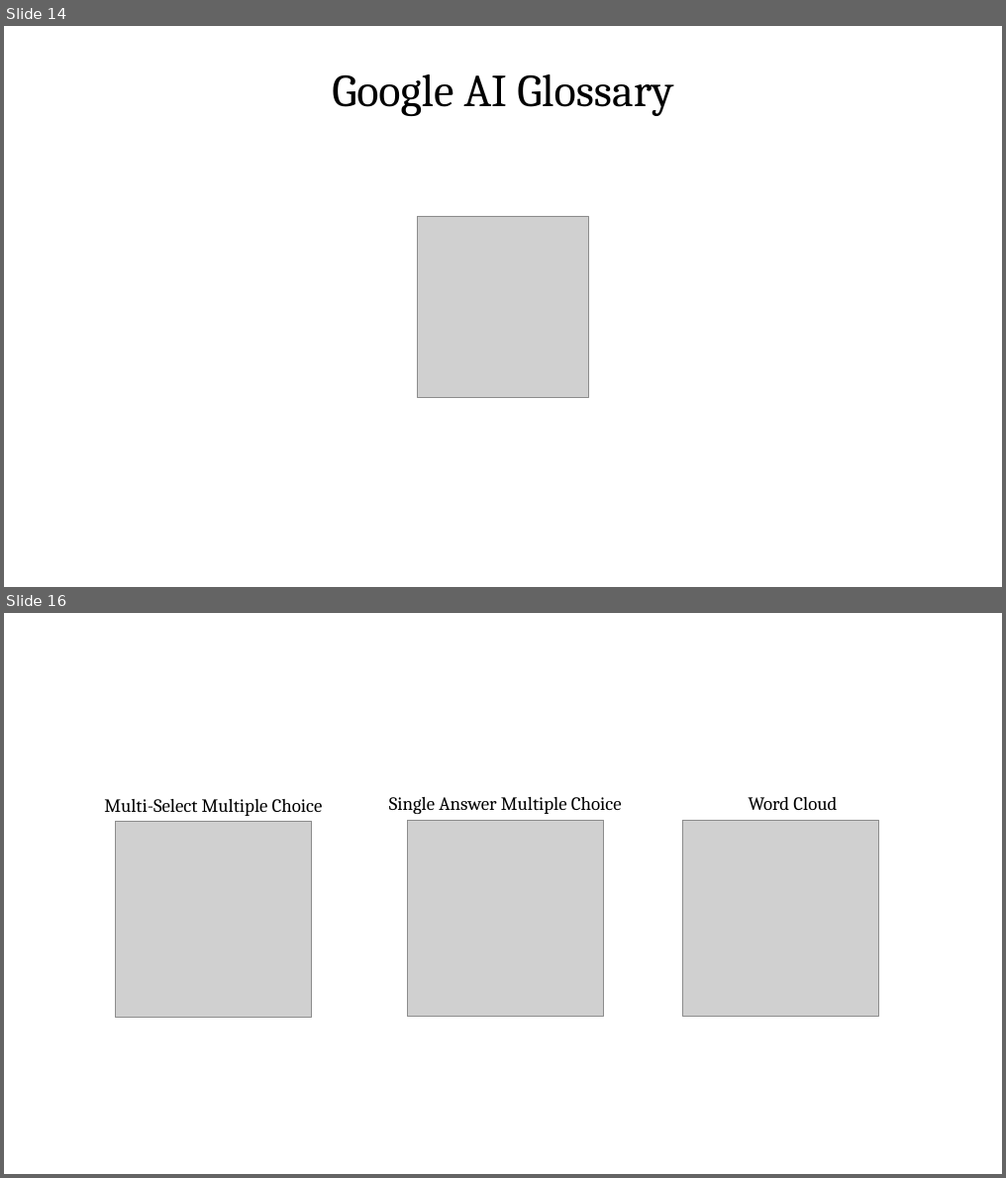
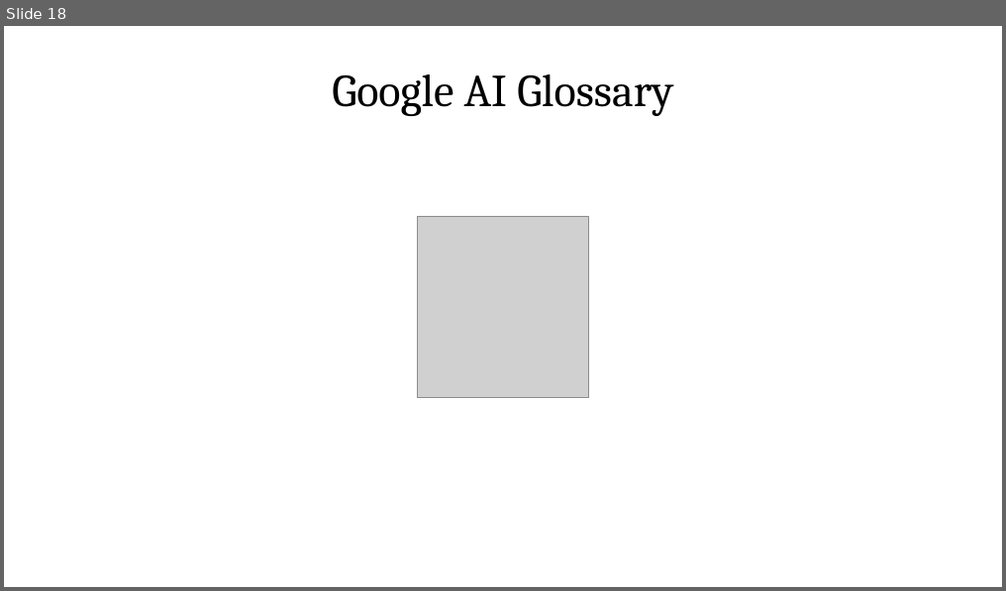
Before and after one commit to PracticumAI/cnn, a slide deck: presentations/01_cnn_intro.pptx. Shown one above the other, each under a label of ours: slides 14 and 16 before the commit, slide 18 after it; the slides between them are not shown. The pictures are 1006x1178 and 1006x591 pixels, drawn with LibreOffice and Linux fonts; fonts in the diff are those of the drawing; grey boxes stand for pictures. Boxes give left, top, right and bottom in pixels: in the first picture for what was removed or moved away, otherwise in the second. Text is boxed around its words. In the diff, an @@ line names an element or a change of style, - is before the commit and + after.

Commit message:
Added 01.1_vision notebook + multiple presentation updates.

```diff
--- a/presentations/01_cnn_intro.pptx
+++ b/presentations/01_cnn_intro.pptx
@@ slide 16 removed at (4, 613, 1002, 1174), background #FFFFFF @@
@@ text removed at (104, 799, 323, 816) @@
-Multi-Select Multiple Choice
@@ text removed at (389, 797, 622, 814) @@
-Single Answer Multiple Choice
@@ picture removed at (407, 820, 604, 1017) @@
@@ picture removed at (682, 820, 879, 1017) @@
@@ text removed at (748, 797, 837, 810) @@
-Word Cloud
@@ picture removed at (115, 821, 312, 1018) @@
@@ what was slide 14 is now slide 18 @@
```
Also in this commit, not shown: 1 slide changed, 6 slides added, 1 other slide removed, 4 other files.
